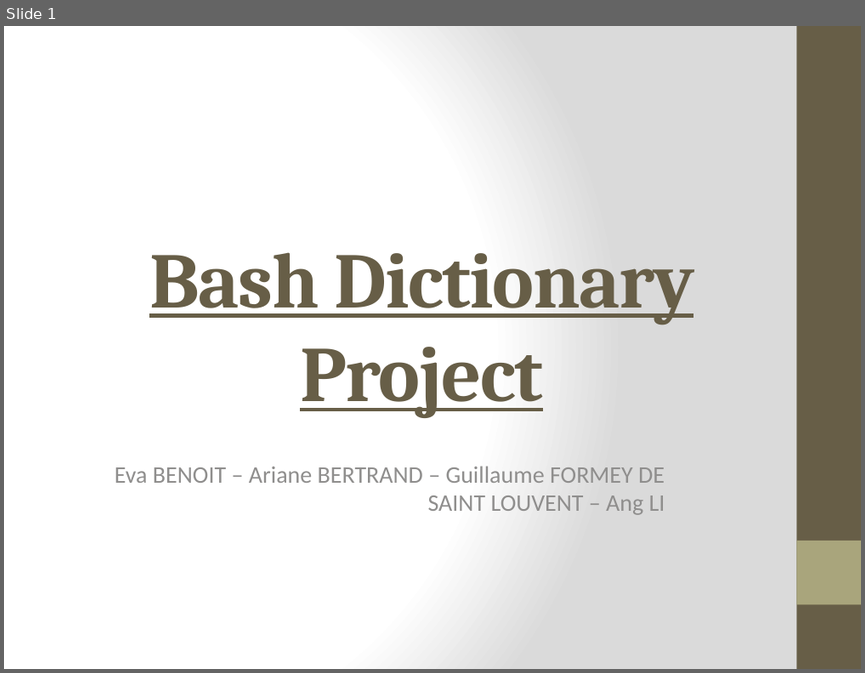
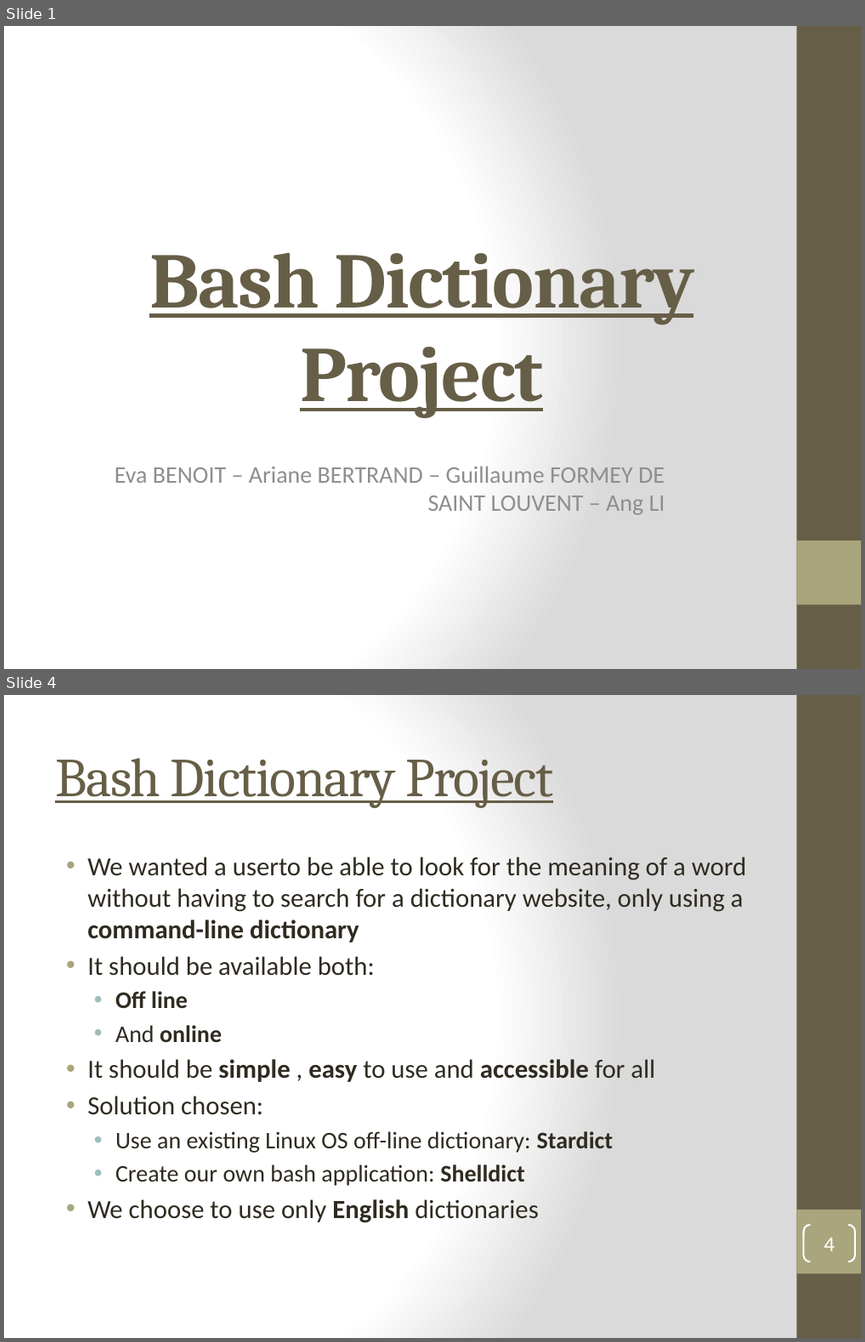
Before and after one commit to kiago/isepse2014, a slide deck: projects/dictionary/Project_Presentation.pptx. Shown one above the other, each under a label of ours: slide 1 before the commit, slides 1 and 4 after it; the slides between them are not shown. The pictures are 865x673 and 865x1342 pixels, drawn with LibreOffice and Linux fonts; fonts in the diff are those of the drawing. Boxes give left, top, right and bottom in pixels: in the first picture for what was removed or moved away, otherwise in the second. Text is boxed around its words. In the diff, an @@ line names an element or a change of style, - is before the commit and + after.

Commit message:
update project ppt

```diff
--- a/projects/dictionary/Project_Presentation.pptx
+++ b/projects/dictionary/Project_Presentation.pptx
@@ slide 4 added at (x1=4, y1=695, x2=861, y2=1338), background gradient #FFFFFF to #DADADA; not listed: 2 template elements that a slide beside it also shows @@
@@ title added at (x1=55, y1=758, x2=553, y2=808), 46 pt, text #675E47, underline @@
+Bash Dictionary Project
@@ text added at (x1=87, y1=857, x2=746, y2=1223), 22 pt, text #2F2B20 @@
+• We wanted a userto be able to look for the meaning of a word without having to search for a dictionary website, only using a command-line dictionary
+• It should be available both:
+  • Off line
+  • And online
+• It should be simple , easy to use and accessible for all
+• Solution chosen:
+  • Use an existing Linux OS off-line dictionary: Stardict
+  • Create our own bash application: Shelldict
+• We choose to use only English dictionaries
@@ page number added at (x1=803, y1=1225, x2=855, y2=1261), outline #FFFFFF 1.5 pt, 18 pt, text #FFFFFF @@
+4
```
Also in this commit, not shown: 5 slides changed, 4 other slides added.
